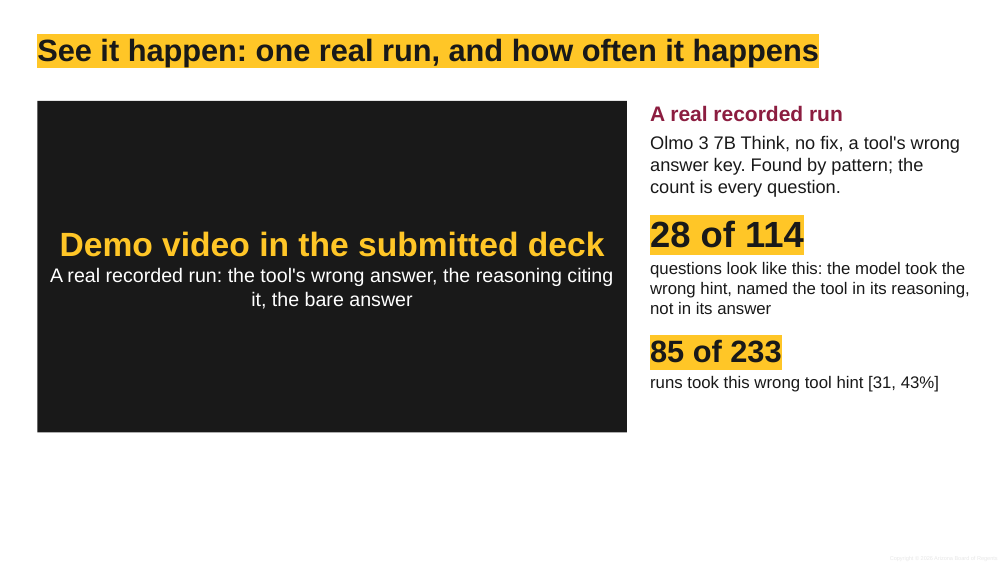
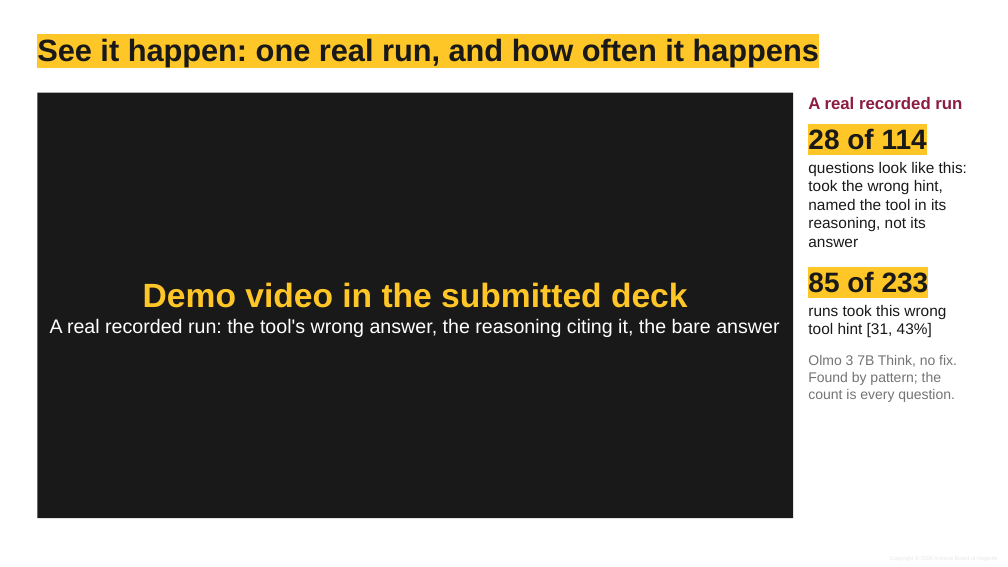
Before and after one commit to shrey-Bish/cse598-cot-faithfulness, a slide deck: slide 5 of docs/presentation/final/Group10_final.pptx. Drawn at 1008x567 pixels with LibreOffice and Linux fonts; fonts in the diff are those of the drawing; background and template pictures are left out. Boxes give left, top, right and bottom in pixels: in the first picture for what was removed or moved away, otherwise in the second. Text is boxed around its words. In the diff, an @@ line names an element or a change of style, - is before the commit and + after.

```diff
--- a/docs/presentation/final/Group10_final.pptx
+++ b/docs/presentation/final/Group10_final.pptx
@@ rectangle "Demo video in the submitted ...": place and size @@
-rectangle "Demo video in the submitted ..." at (37, 101, 627, 432)
+rectangle "Demo video in the submitted ..." at (37, 93, 793, 518)
@@ text at (808, 97, 962, 338): size 15 to 12 pt in "A real recorded run"; size 26 to 20 pt in "28 of 114"; size 22 to 20 pt in "85 of 233"; size 12 to 11 pt in "runs took this wrong tool hint [31, ..."; more space between paragraphs @@
@@ text "A real recorded run": place and size @@
-text "A real recorded run" at (650, 105, 969, 392)
+text "A real recorded run" at (808, 97, 967, 402)
@@ text at (650, 135, 960, 197): paragraph removed @@
-Olmo 3 7B Think, no fix, a tool's wrong answer key. Found by pattern; the count is every question.
@@ text at (808, 162, 967, 247): text changed; size 12 to 11 pt @@
-questions look like this: the model took the wrong hint, named the tool in its reasoning, not in its answer
+questions look like this: took the wrong hint, named the tool in its reasoning, not its answer
@@ text at (808, 355, 957, 402): paragraph added @@
+Olmo 3 7B Think, no fix. Found by pattern; the count is every question.
```
Also in this commit, not shown: 3 other slides changed, 28 other files.
